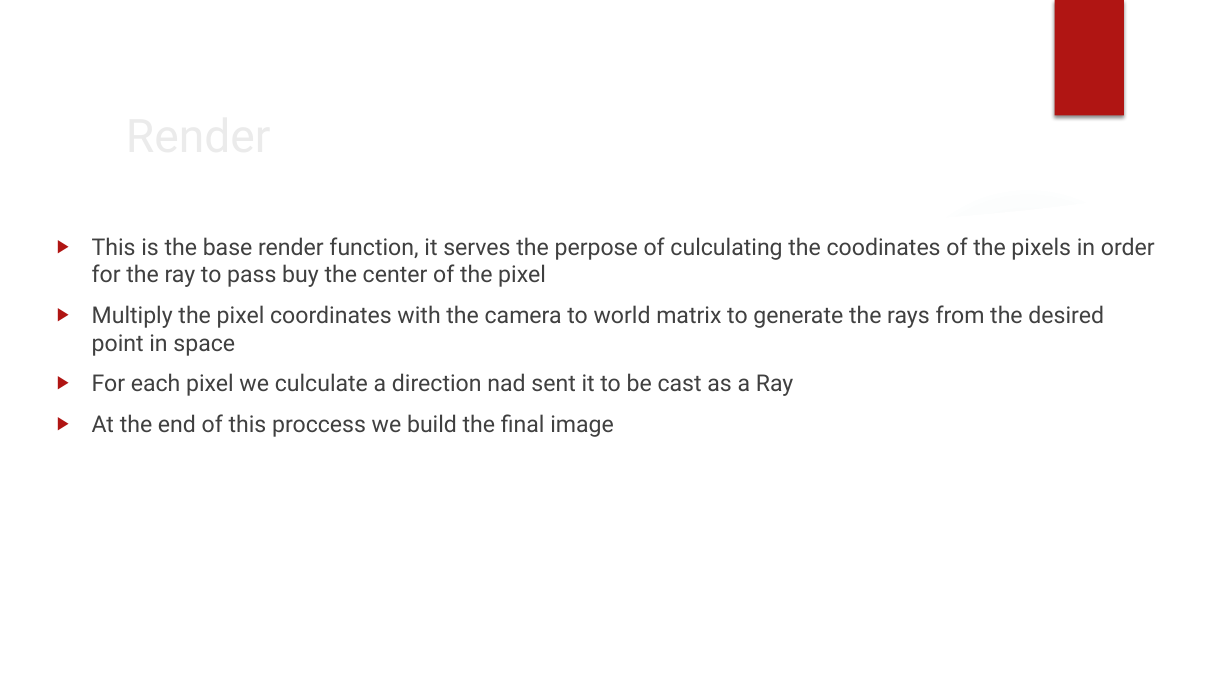
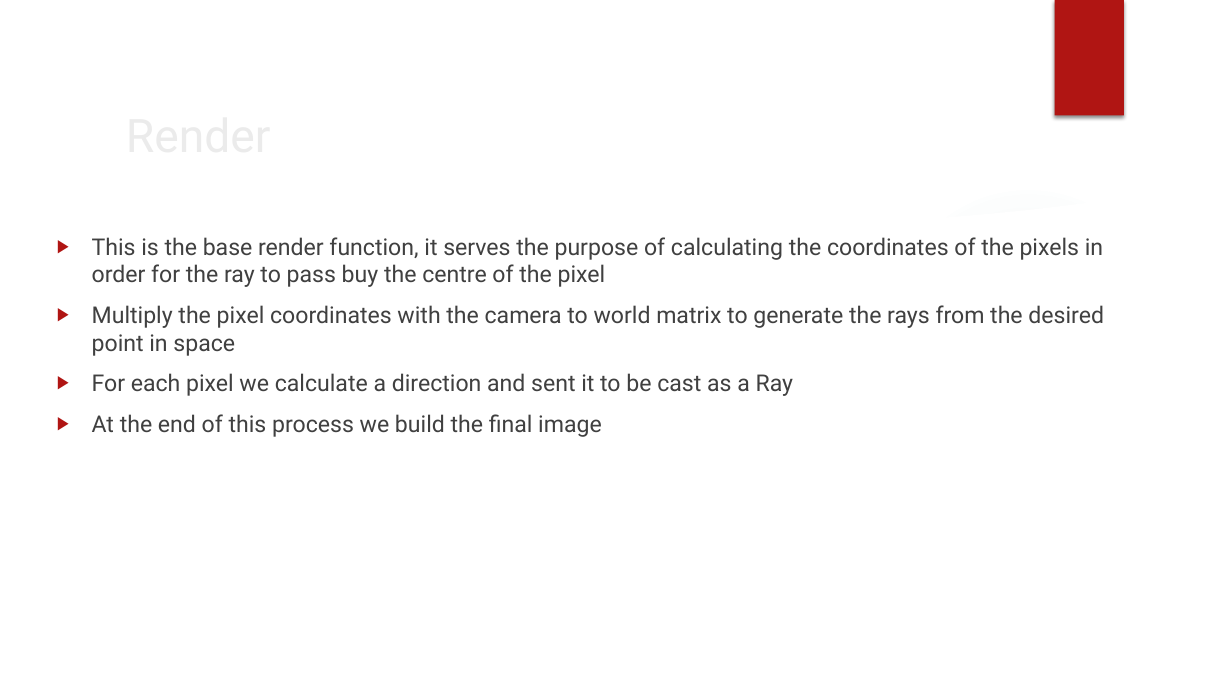
Before and after one commit to koxakis/RayTracing_FPGA, a slide deck: slide 9 of documentation/software/Base_render_system_documentation.pptx (slide 8 before the commit). Drawn at 1232x693 pixels with LibreOffice and Linux fonts; fonts in the diff are those of the drawing; background and template pictures are left out. Boxes give left, top, right and bottom in pixels: in the first picture for what was removed or moved away, otherwise in the second. Text is boxed around its words. In the diff, an @@ line names an element or a change of style, - is before the commit and + after.

```diff
--- a/documentation/software/Base_render_system_documentation.pptx
+++ b/documentation/software/Base_render_system_documentation.pptx
@@ text at [92,237,1103,287]: text changed @@
-▶ This is the base render function, it serves the perpose of culculating the coodinates of the pixels in order for the ray to pass buy the center of the pixel
+▶ This is the base render function, it serves the purpose of calculating the coordinates of the pixels in order for the ray to pass buy the centre of the pixel
@@ text at [92,373,794,437]: text changed @@
-▶ For each pixel we culculate a direction nad sent it to be cast as a Ray
-▶ At the end of this proccess we build the final image
+▶ For each pixel we calculate a direction and sent it to be cast as a Ray
+▶ At the end of this process we build the final image
```
Also in this commit, not shown: 12 other slides changed, 1 slide added, 3 other files.
